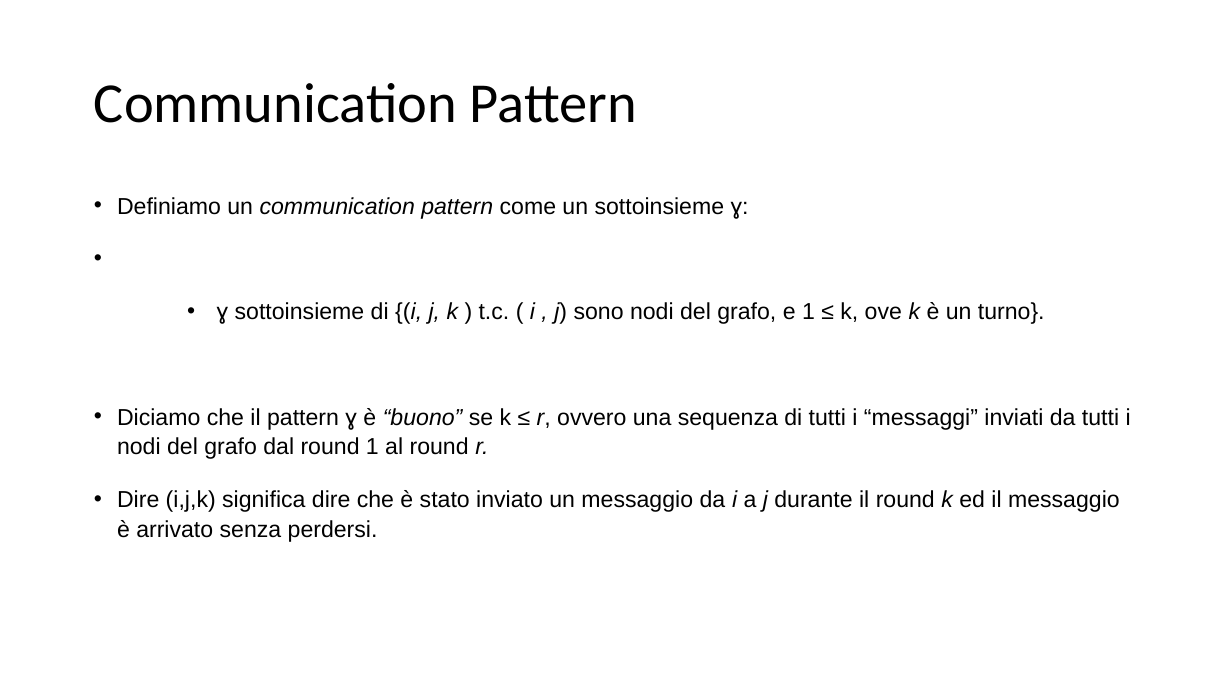
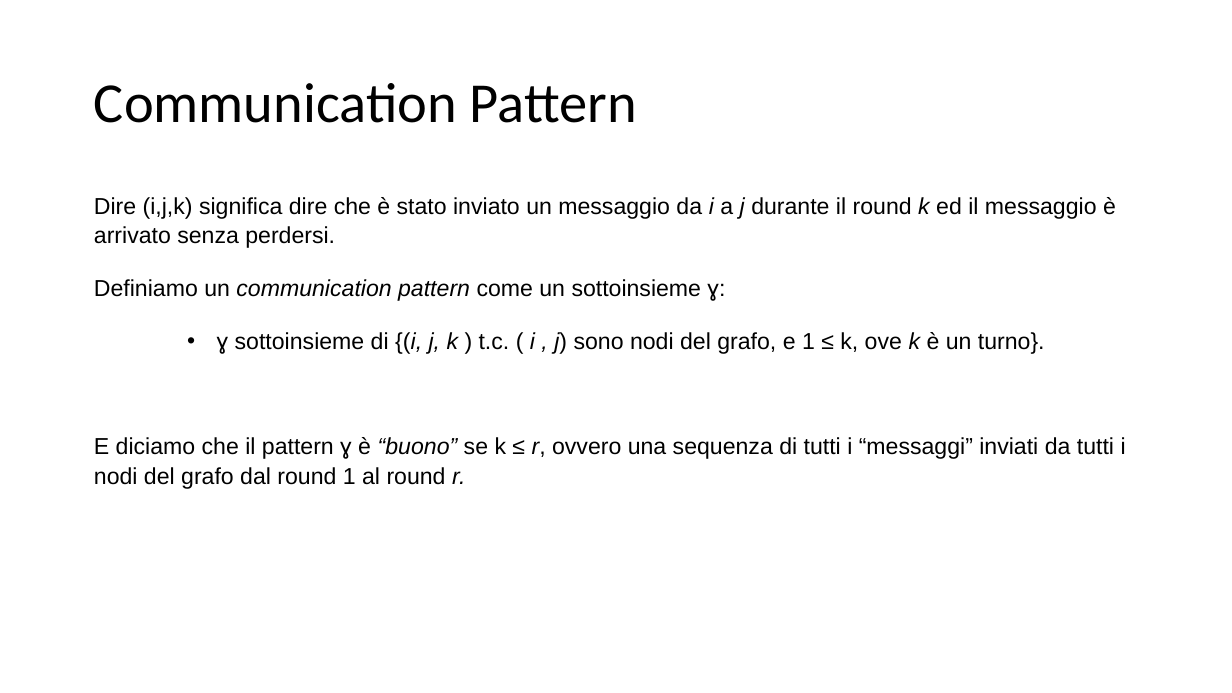
Before and after one commit to lory9894University/mcad, a slide deck: slide 19 of Presentazione ConsensusProblem.pptx. Drawn at 1232x693 pixels with LibreOffice and Linux fonts; fonts in the diff are those of the drawing. Boxes give left, top, right and bottom in pixels: in the first picture for what was removed or moved away, otherwise in the second. Text is boxed around its words. In the diff, an @@ line names an element or a change of style, - is before the commit and + after.

Commit message:
modificate slides 18-32

```diff
--- a/Presentazione ConsensusProblem.pptx
+++ b/Presentazione ConsensusProblem.pptx
@@ text at [94,197,1116,248]: paragraph added @@
+Dire (i,j,k) significa dire che è stato inviato un messaggio da i a j durante il round k ed il messaggio è arrivato senza perdersi.
@@ text at [94,279,725,301]: bullet • to none @@
@@ text at [94,437,1126,489]: text changed @@
-• Diciamo che il pattern ɣ è “buono” se k ≤ r, ovvero una sequenza di tutti i “messaggi” inviati da tutti i nodi del grafo dal round 1 al round r.
-• Dire (i,j,k) significa dire che è stato inviato un messaggio da i a j durante il round k ed il messaggio è arrivato senza perdersi.
+E diciamo che il pattern ɣ è “buono” se k ≤ r, ovvero una sequenza di tutti i “messaggi” inviati da tutti i nodi del grafo dal round 1 al round r.
```
Also in this commit, not shown: 7 other slides changed.
